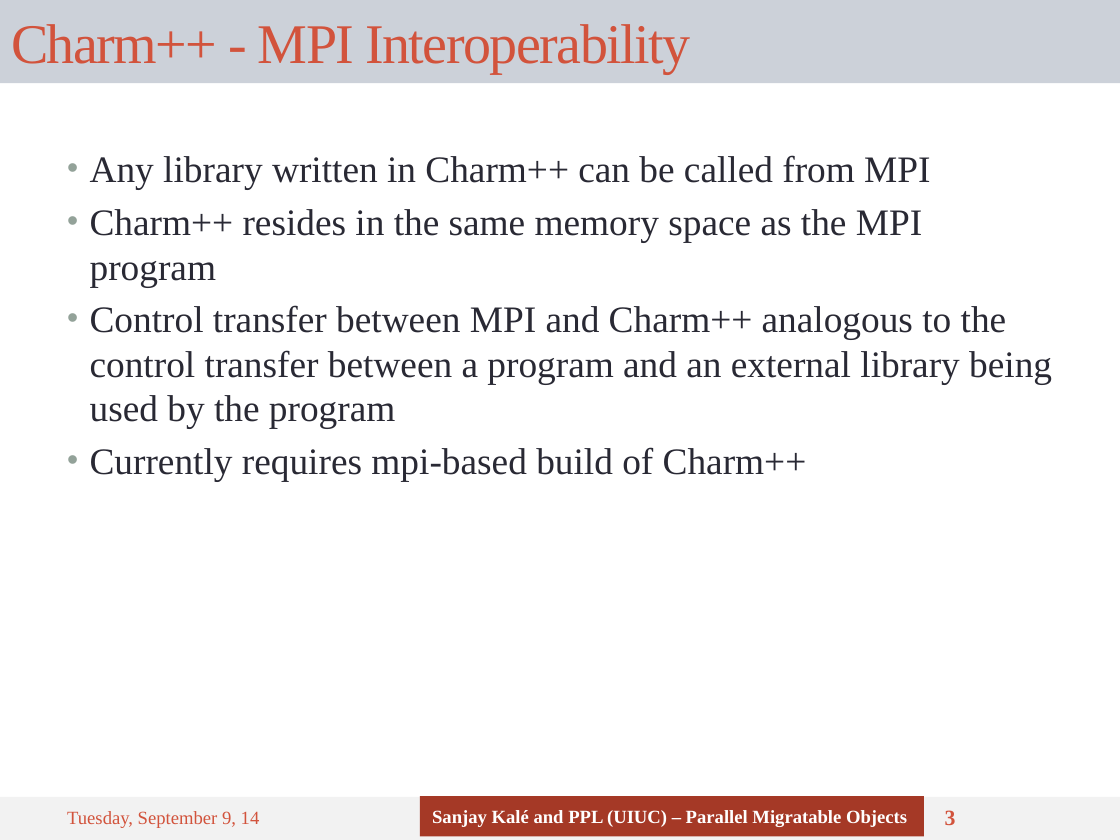
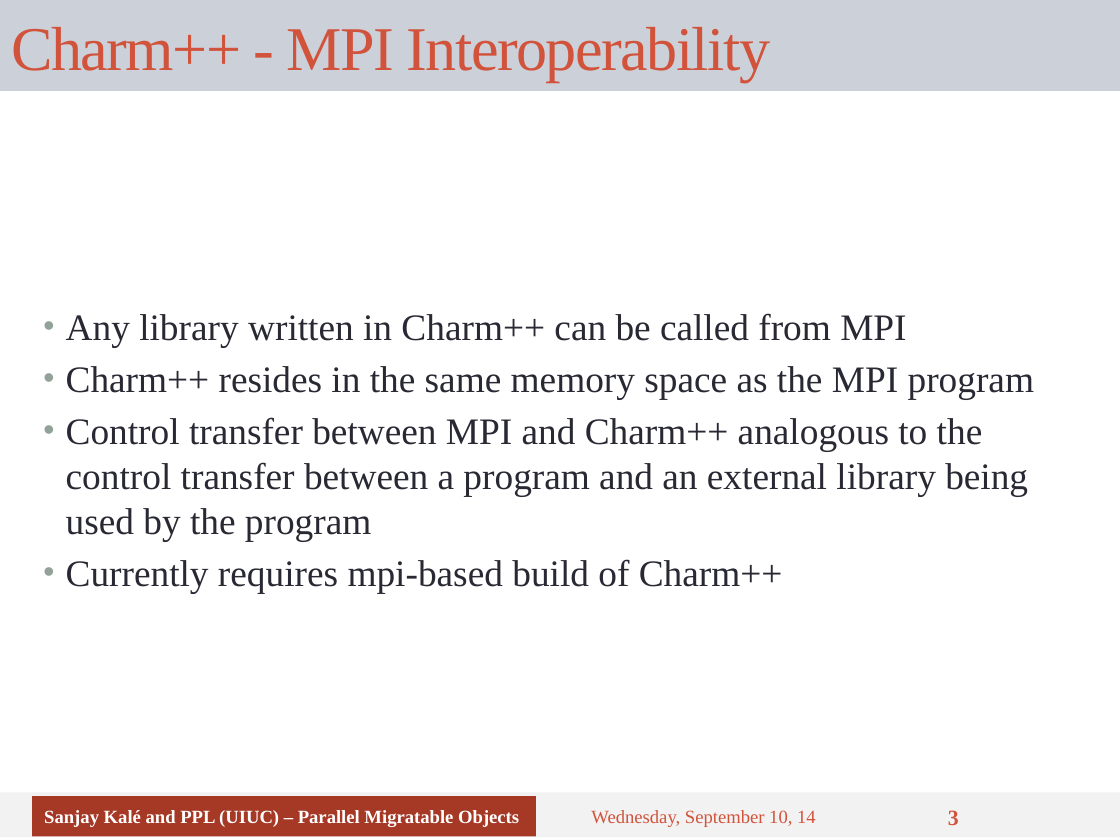
Before and after one commit to UIUC-PPL/charm_tutorial, a slide deck: slide 3 of tutorial-11-interoperability.pptx. Drawn at 1120x840 pixels with LibreOffice and Linux fonts; fonts in the diff are those of the drawing. Boxes give left, top, right and bottom in pixels: in the first picture for what was removed or moved away, otherwise in the second. Text is boxed around its words. In the diff, an @@ line names an element or a change of style, - is before the commit and + after.

```diff
--- a/tutorial-11-interoperability.pptx
+++ b/tutorial-11-interoperability.pptx
@@ title "Charm++ - MPI Interoperability" resized from (x1=0, y1=0, x2=1120, y2=83) to (x1=0, y1=0, x2=1120, y2=91) @@
@@ title "Charm++ - MPI Interoperability" at (x1=0, y1=0, x2=1120, y2=91): size 36 to 40 pt @@
@@ text "Any library written in Charm++ ..." moved from (x1=90, y1=155, x2=1052, y2=481) to (x1=66, y1=313, x2=1034, y2=593) @@
@@ text "Any library written in Charm++ ..." at (x1=66, y1=313, x2=1034, y2=593): vertical alignment top to middle @@
@@ rectangle moved from (x1=0, y1=797, x2=1120, y2=840) to (x1=0, y1=793, x2=1120, y2=838) @@
@@ rectangle "Sanjay Kalé and PPL (UIUC) ..." moved from (x1=420, y1=796, x2=924, y2=837) to (x1=32, y1=796, x2=536, y2=837) @@
@@ text at (x1=591, y1=810, x2=816, y2=827): text changed @@
-Tuesday, September 9, 14
+Wednesday, September 10, 14
```
Also in this commit, not shown: 5 other slides changed.
